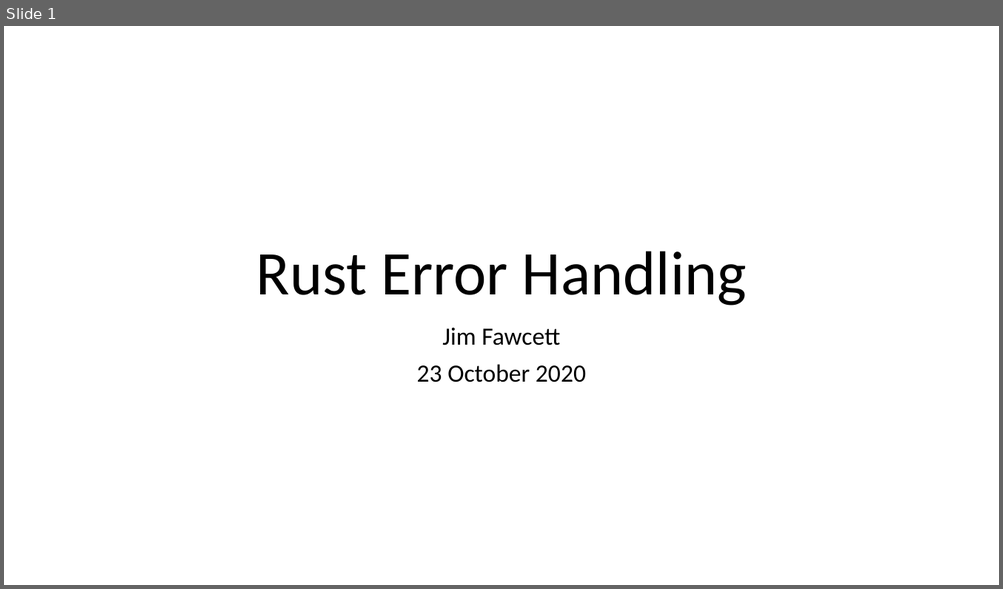
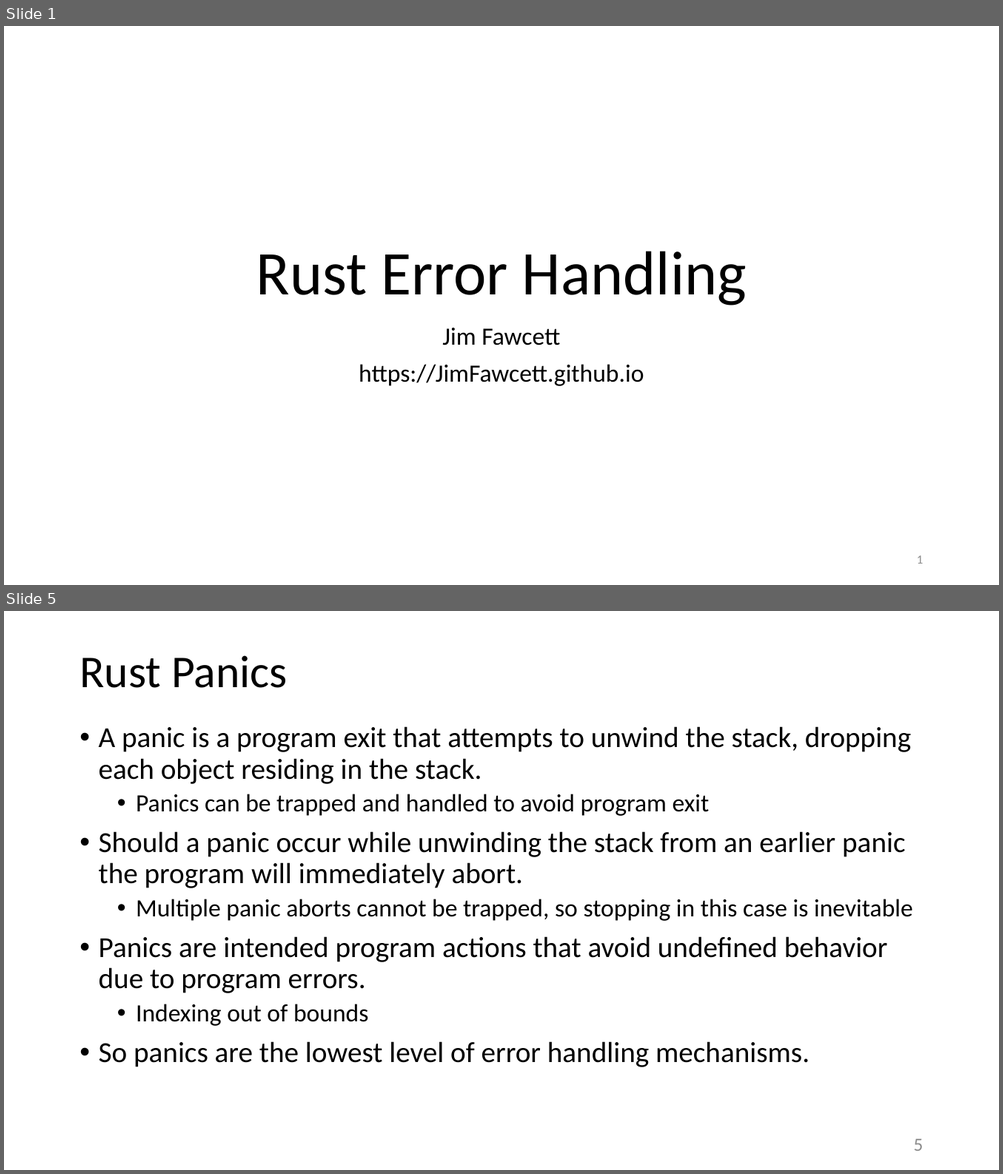
Before and after one commit to JimFawcett/JimFawcett.github.io, a slide deck: Resources/RustErrorHandling.pptx. Shown one above the other, each under a label of ours: slide 1 before the commit, slides 1 and 5 after it; the slides between them are not shown. The pictures are 1003x589 and 1003x1174 pixels, drawn with LibreOffice and Linux fonts; fonts in the diff are those of the drawing. Boxes give left, top, right and bottom in pixels: in the first picture for what was removed or moved away, otherwise in the second. Text is boxed around its words. In the diff, an @@ line names an element or a change of style, - is before the commit and + after.

```diff
--- a/Resources/RustErrorHandling.pptx
+++ b/Resources/RustErrorHandling.pptx
@@ slide 5 added at <box>4,611,999,1170</box>, background #FFFFFF @@
@@ title added at <box>79,655,287,688</box>, 44 pt, text #000000 @@
+Rust Panics
@@ text added at <box>99,726,913,1068</box>, 28 pt, text #000000 @@
+• A panic is a program exit that attempts to unwind the stack, dropping each object residing in the stack.
+  • Panics can be trapped and handled to avoid program exit
+• Should a panic occur while unwinding the stack from an earlier panic the program will immediately abort.
+  • Multiple panic aborts cannot be trapped, so stopping in this case is inevitable
+• Panics are intended program actions that avoid undefined behavior due to program errors.
+  • Indexing out of bounds
+• So panics are the lowest level of error handling mechanisms.
@@ page number added at <box>913,1139,923,1151</box>, 18 pt, text #8C8C8C @@
+5
@@ slide 1 changed as well @@
@@ subtitle at <box>358,364,643,386</box>: text changed @@
-23 October 2020
+https://JimFawcett.github.io
@@ page number added at <box>916,556,922,564</box>, 12 pt, text #8C8C8C @@
+1
```
Also in this commit, not shown: 2 other slides changed, 16 other slides added, 1 slide removed, 2 other files.
